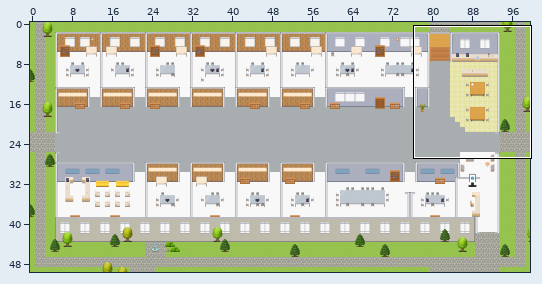
Level history. Tiled map (JSON): maps/Cyber-Security-Architecture-Innovation-Platform.tmj. Above: a wide view before the commit, with the close-up outlined.
Close-up. Before the commit:
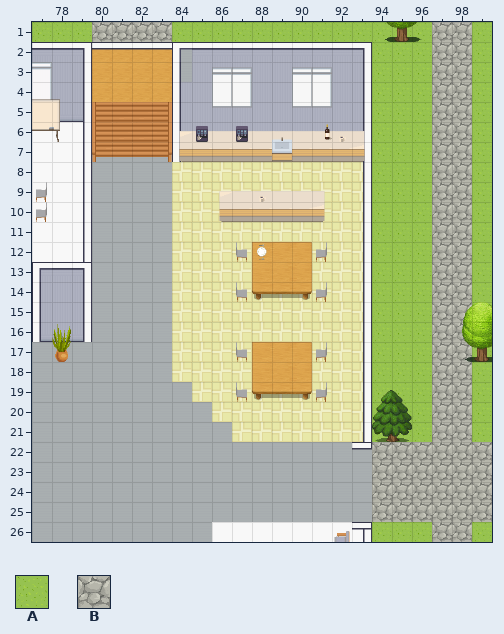
Cells are 32x32 px. Shown: x 77..99, y 1..26. The commit also changed other parts of the map, which this record leaves out.
Key: from "Exterior": A 629, B 638.
_ is an empty cell, # one hidden under a higher layer.
Layers that did not change in this view are not listed.
Layer "outside" before, first column x 77:
 1 AAABBBBAAAAAAAAAAAAABBA
 2 #################AAABBA
 3 #################AAABBA
 4 #################AAABBA
 5 #################AAABBA
 6 #################AAABBA
 7 #################AAABBA
 8 #################AAABBA
 9 #################AAABBA
10 #################AAABBA
11 #################AAABBA
12 #################AAABBA
13 #################AAABBA
14 #################AAABBA
15 #################AAABBA
16 #################AAABB#
17 #################AAABBA
18 #################AAABBA
19 #################AAABBA
20 #################AAABBA
21 #################AAABBA
22 #################BBBBBB
23 #################BBBBBB
24 #################BBBBBB
25 #################BBBBBB
26 #################AAABBA
Once edited:
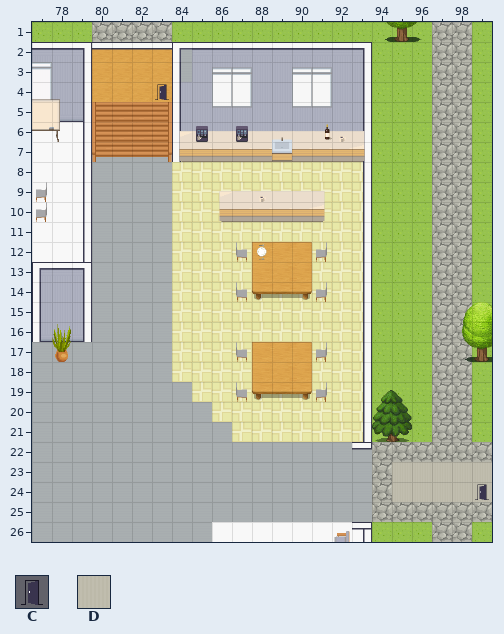
Further tiles: from "User_Zones": C 65; from "room2": D 328.
From old to new:
Changed rows in their new state; . is an unchanged cell.
Layer "outside":
first column x 95:
23 DDDDD
24 DDDDD
Layer "zones":
first column x 83:
 4 C
first column x 99:
24 C
Pixel boxes of the changes (left, top, right, bottom) in both close-ups:
added: (155, 84, 169, 100)
changed: (392, 462, 492, 502)
